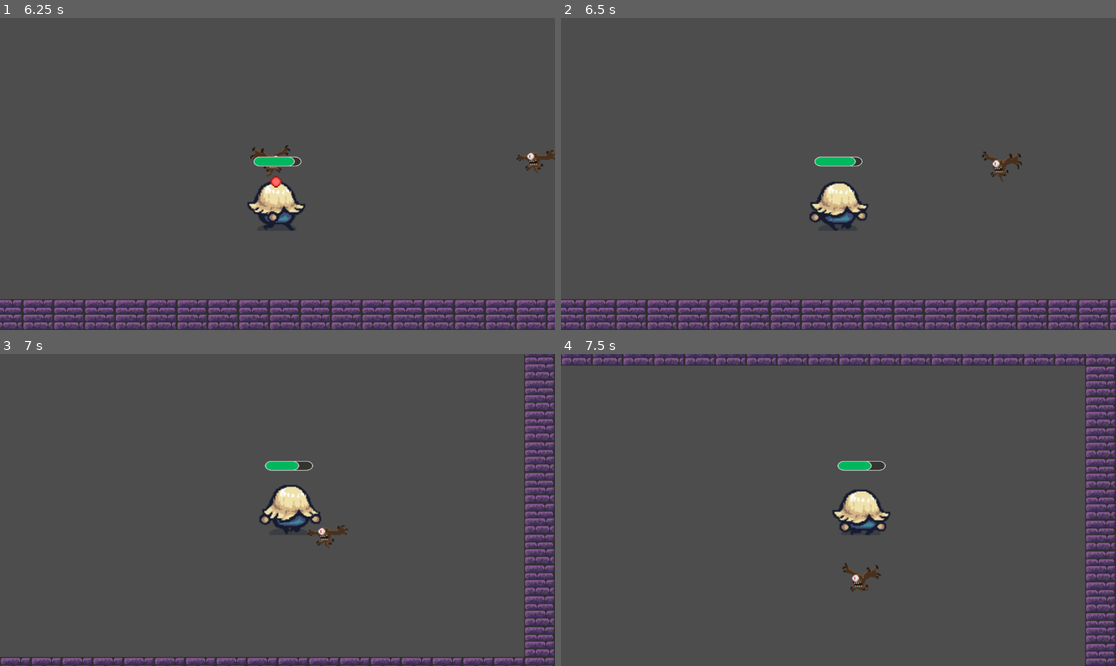
Above: before the commit, frames 1-4 (two rows, left to right).
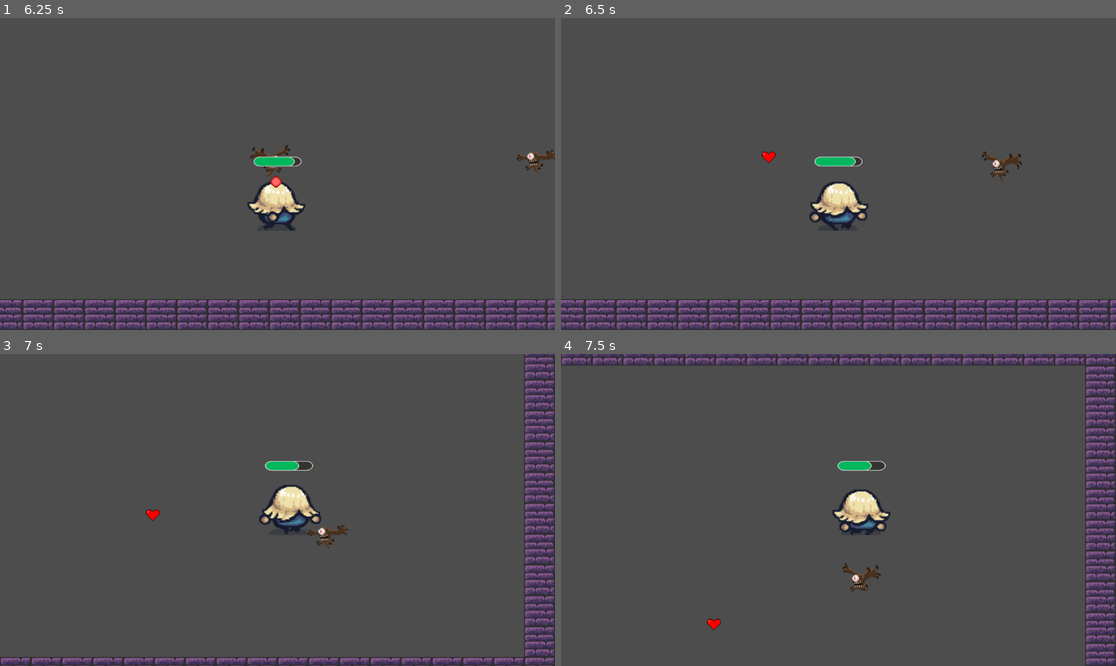
Above: after the commit, the same moments.

Repository: DaniilUbica/toffi_godot
Game: Godot game, scene res://main.tscn
Two runs of this game, one before a commit and one after it. Both use one fixed random seed, a clock stepped at 60 frames per second and the inputs below.
Inputs:
- Up to frame 1 (6.25 s): hold Right (ui_right) 0.53-1.28 s; hold Down (ui_down) 1.28-2.03 s; hold Right (ui_right) 2.03-2.78 s; hold Up (ui_up) 2.78-3.53 s; hold Left (ui_left) 3.53-5.03 s; hold Down (ui_down) 5.03-5.78 s; hold Right (ui_right) from 5.78 s (still down)
- Up to frame 2 (6.5 s): keep holding Right (ui_right)
- Up to frame 3 (7 s): release Right (ui_right) at 6.53 s; hold Up (ui_up) from 6.53 s (still down)
- Up to frame 4 (7.5 s): release Up (ui_up) at 7.28 s; hold Right (ui_right) from 7.28 s (still down)

Frame 1 is identical in both runs. In frame 2, less than 0.1% of the frame differs, in the area x 36-39%, y 42-47%; in frame 3, less than 0.1%; in frame 4, less than 0.1%.

Commit message:
loot system added

Diff:
--- /dev/null
+++ b/heal_loot.tscn
@@ -0,0 +1,17 @@
+[gd_scene load_steps=4 format=3 uid="uid://bf3xe7dglbn34"]
+
+[ext_resource type="Texture2D" uid="uid://b6nsbsl8f6pst" path="res://assets/heart.png" id="1_7m1db"]
+[ext_resource type="Script" uid="uid://jd4y8o78djv2" path="res://scripts/loot/heal_loot.gd" id="1_lsxy1"]
+
+[sub_resource type="RectangleShape2D" id="RectangleShape2D_lsxy1"]
+size = Vector2(30, 25)
+
+[node name="HealLoot" type="Area2D"]
+script = ExtResource("1_lsxy1")
+
+[node name="CollisionShape2D" type="CollisionShape2D" parent="."]
+position = Vector2(0, 0.5)
+shape = SubResource("RectangleShape2D_lsxy1")
+
+[node name="Sprite2D" type="Sprite2D" parent="."]
+texture = ExtResource("1_7m1db")
--- a/main.tscn
+++ b/main.tscn
@@ -7,6 +7,7 @@
 [ext_resource type="Script" uid="uid://cc654kxng3kq6" path="res://scripts/camera_2d.gd" id="4_272bh"]
 [ext_resource type="Script" uid="uid://bcqc2gvd2rrf" path="res://scripts/world.gd" id="6_5vw27"]
 [ext_resource type="Script" uid="uid://dfendupc4xwa7" path="res://scripts/enemies/enemies_spawner.gd" id="7_272bh"]
+[ext_resource type="Script" uid="uid://wdjwf1o2rh6d" path="res://scripts/loot_manager.gd" id="9_4c57u"]
 [ext_resource type="PackedScene" uid="uid://dopfhixj5gprc" path="res://melee_enemy.tscn" id="9_kek77"]
 
 [sub_resource type="RectangleShape2D" id="RectangleShape2D_1bvp3"]
@@ -153,3 +154,6 @@
 wait_time = 3.0
 
 [node name="HUDLayer" type="CanvasLayer" parent="."]
+
+[node name="LootManager" type="Node2D" parent="."]
+script = ExtResource("9_4c57u")
--- a/scripts/base/base_enemy.gd
+++ b/scripts/base/base_enemy.gd
@@ -1,13 +1,28 @@
 @abstract class_name BaseEnemy2D
 extends BaseCharacter2D
 
+enum EnemyType {
+	MELEE = 0,
+	UNKNOWN = -1
+}
+
+const max_health_data_key := "max_health"
+const damage_data_key := "damage"
+
+var enemy_initial_data = {
+	EnemyType.MELEE: { "max_health": 15, "damage": 3 }
+}
+
 @onready var player := $"/root/main/Player" as BaseCharacter2D
+@onready var loot_manager := $"/root/main/LootManager"
 
 @export var enemy_attack_cooldown := 2.0
 
 var enemy_attack_timer: Timer
 var enemy_attack_range := 100
 var enemy_speed := 300.0
+var enemy_type := EnemyType.UNKNOWN
+var enemy_damage := 0
 
 var _can_attack := false
 
@@ -41,6 +56,19 @@
 func _on_ready_to_attack() -> void:
 	_can_attack = true
 
+func die():
+	if loot_manager:
+		loot_manager.spawn_loot(enemy_type, global_position)
+	queue_free()
+
+func init_enemy():
+	var initial_data = enemy_initial_data.get(enemy_type)
+	if initial_data:
+		current_health = initial_data.get(max_health_data_key, max_health)
+		enemy_damage = initial_data.get(damage_data_key, enemy_damage)
+	else:
+		push_error("Enemy's initial data is null")
+
 func init_attack_timer() -> void:
 	enemy_attack_timer = Timer.new()
 	enemy_attack_timer.wait_time = enemy_attack_cooldown
--- a/scripts/base/character.gd
+++ b/scripts/base/character.gd
@@ -21,6 +21,10 @@
 
 	health_changed.emit(current_health)
 
+func heal(amount: int):
+	current_health = min(current_health + amount, max_health)
+	health_changed.emit(current_health)
+
 func die():
 	queue_free()
 
--- a/scripts/enemies/melee_enemy.gd
+++ b/scripts/enemies/melee_enemy.gd
@@ -1,11 +1,10 @@
 extends BaseEnemy2D
-
-const melee_enemy_max_health: int = 15
-const melee_enemy_attack_damage: int = 3
 
 func _ready() -> void:
 	super._ready()
-	current_health = melee_enemy_max_health
+	enemy_type = EnemyType.MELEE
+
+	init_enemy()
 
 func attack() -> void:
-	player.take_damage(melee_enemy_attack_damage)
+	player.take_damage(enemy_damage)
--- /dev/null
+++ b/scripts/loot/heal_loot.gd
@@ -0,0 +1,11 @@
+extends Area2D
+
+@export var heal_amount := 3
+
+func _ready():
+	body_entered.connect(_on_body_entered)
+
+func _on_body_entered(body):
+	if body is BaseCharacter2D:
+		body.heal(heal_amount)
+		queue_free()
--- /dev/null
+++ b/scripts/loot_manager.gd
@@ -0,0 +1,32 @@
+extends Node
+
+class LootItem:
+	var item_scene: PackedScene
+	var drop_chance: float
+
+	func _init(scene: PackedScene, chance: float):
+		item_scene = scene
+		drop_chance = chance
+
+var enemy_loot_tables := {}
+
+func _ready():
+	var melee_enemy_loot = [
+		LootItem.new(preload("res://heal_loot.tscn"), 1.0),
+	]
+
+	enemy_loot_tables[BaseEnemy2D.EnemyType.MELEE] = melee_enemy_loot
+
+func spawn_loot(enemy_type: BaseEnemy2D.EnemyType, position: Vector2):
+	if not enemy_loot_tables.has(enemy_type):
+		push_error("Loot table not found for enemy type: " + String.num(enemy_type))
+		return
+
+	var loot_table = enemy_loot_tables[enemy_type]
+
+	for loot_item in loot_table:
+		if randf() <= loot_item.drop_chance:
+			var item_instance = loot_item.item_scene.instantiate()
+			if item_instance:
+				call_deferred("add_child", item_instance)
+				item_instance.global_position = position + Vector2(randf_range(-10, 10), randf_range(-10, 10))
Binary file added: assets/coin.png
Not shown, added: assets/coin.png.import
Binary file added: assets/heart.png
Not shown, added: assets/heart.png.import
Not shown: 1 places in main.tscn that only renumber resources
Not shown, added: scripts/loot/heal_loot.gd.uid
Not shown, added: scripts/loot_manager.gd.uid
